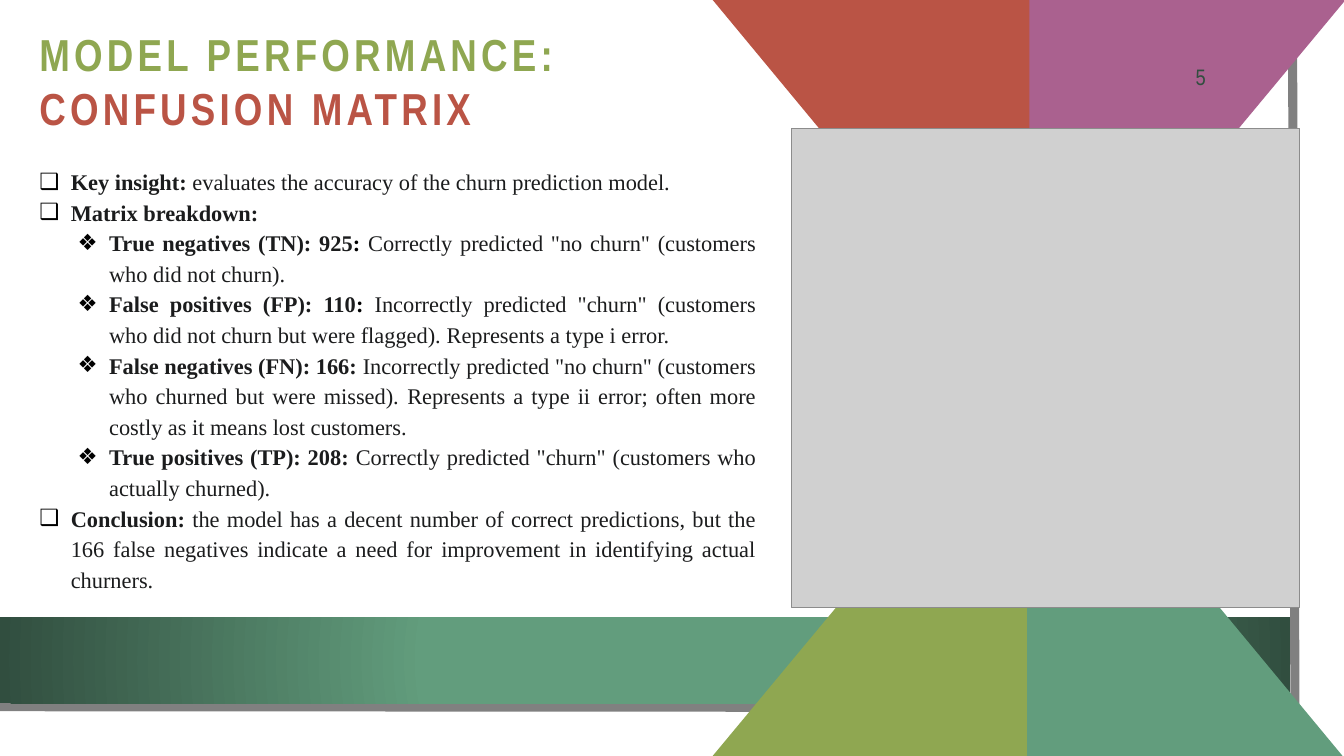
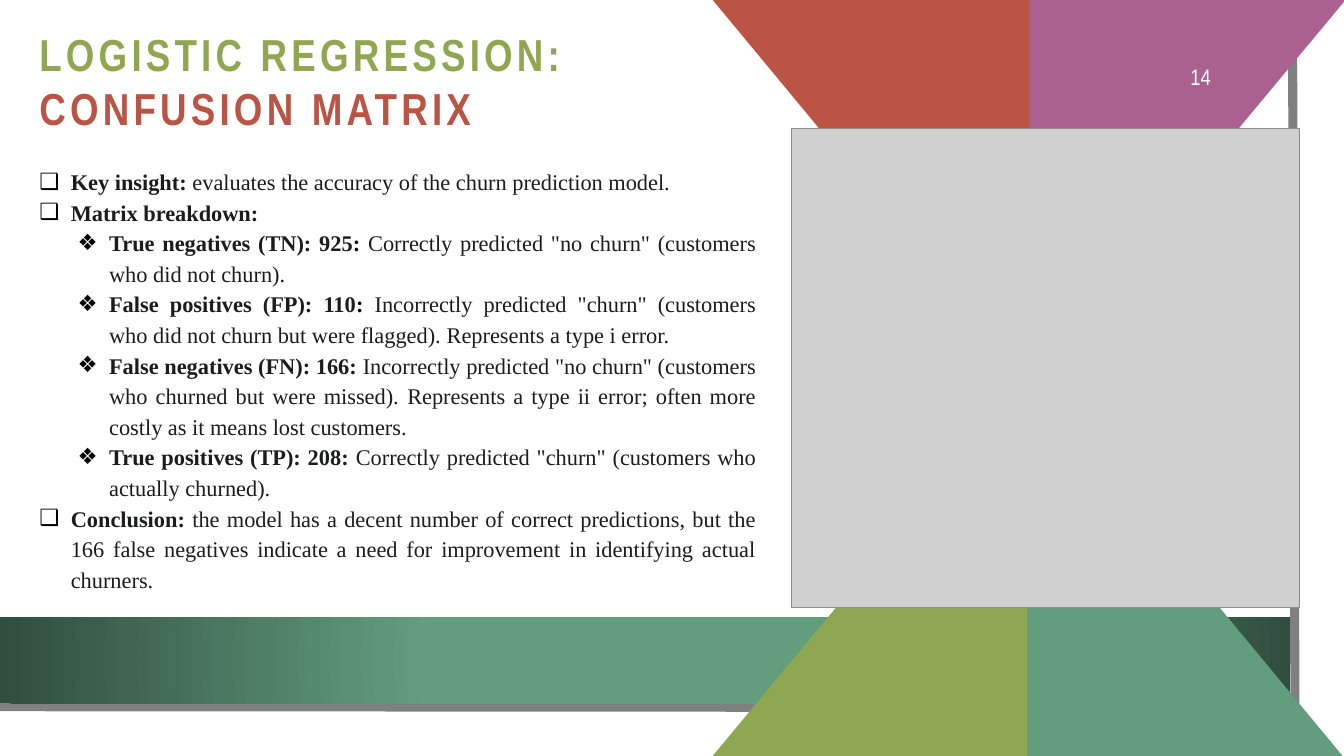
Before and after one commit to Paromita23/InLighn_Tech_Internship, a slide deck: slide 14 of Customer Churn Prediction/Solution/Customer Churn Prediction Analysis.pptx (slide 5 before the commit). Drawn at 1344x756 pixels with LibreOffice and Linux fonts; fonts in the diff are those of the drawing; grey boxes stand for pictures; background and template pictures are left out. Boxes give left, top, right and bottom in pixels: in the first picture for what was removed or moved away, otherwise in the second. Text is boxed around its words. In the diff, an @@ line names an element or a change of style, - is before the commit and + after.

```diff
--- a/Customer Churn Prediction/Solution/Customer Churn Prediction Analysis.pptx
+++ b/Customer Churn Prediction/Solution/Customer Churn Prediction Analysis.pptx
@@ title at (x1=39, y1=39, x2=560, y2=126): text changed @@
-MODEL PERFORMANCE: CONFUSION MATRIX
+LOGISTIC REGRESSION: CONFUSION MATRIX
@@ page number at (x1=1190, y1=69, x2=1210, y2=85): text changed; text colour #314E3E to #FFFFFF @@
-5
+14
```
Also in this commit, not shown: 7 other slides changed, 2 slides added.
